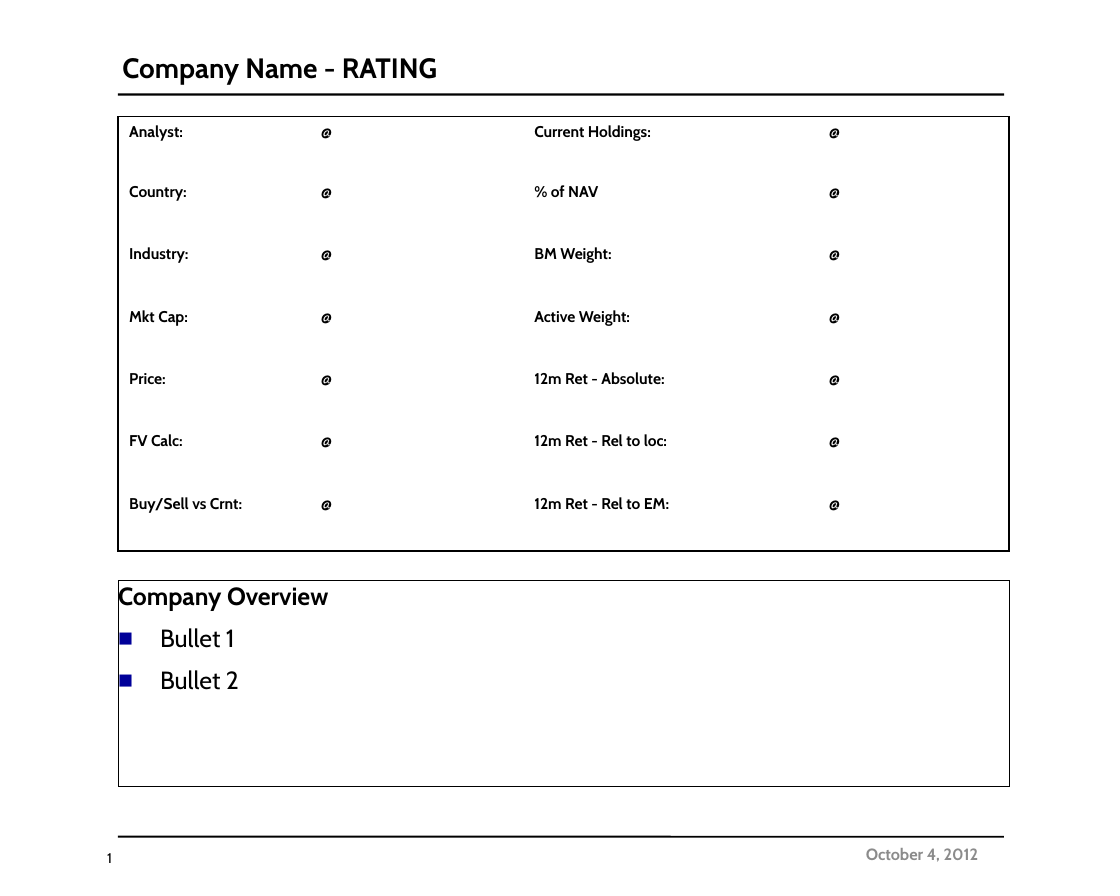
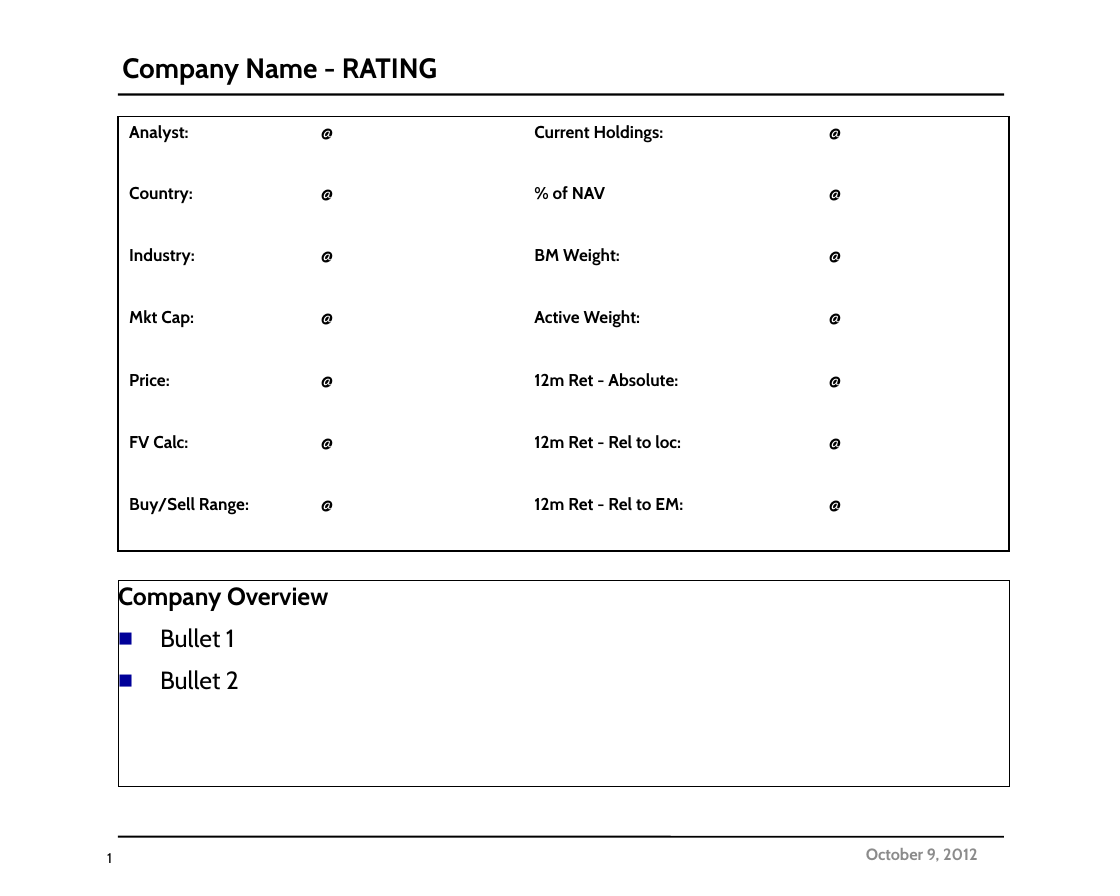
Before and after one commit to leewashmore/Greenfield, a slide deck: slide 1 of SourceCode/GreenField/GreenField.Web/Templates/ICPresentationTemplate.pptx. Drawn at 1120x896 pixels with LibreOffice and Linux fonts; fonts in the diff are those of the drawing; background and template pictures are left out. Boxes give left, top, right and bottom in pixels: in the first picture for what was removed or moved away, otherwise in the second. Text is boxed around its words. In the diff, an @@ line names an element or a change of style, - is before the commit and + after.

```diff
--- a/SourceCode/GreenField/GreenField.Web/Templates/ICPresentationTemplate.pptx
+++ b/SourceCode/GreenField/GreenField.Web/Templates/ICPresentationTemplate.pptx
@@ table at [118, 116, 1009, 551] @@
-row 7, column 1: Buy/Sell vs Crnt:
+row 7, column 1: Buy/Sell Range:
@@ size 10 to 11 pt @@
@@ text at [866, 848, 978, 862]: text changed @@
-October 4, 2012
+October 9, 2012
```
Also in this commit, not shown: 4 other slides changed, 8 other files.
